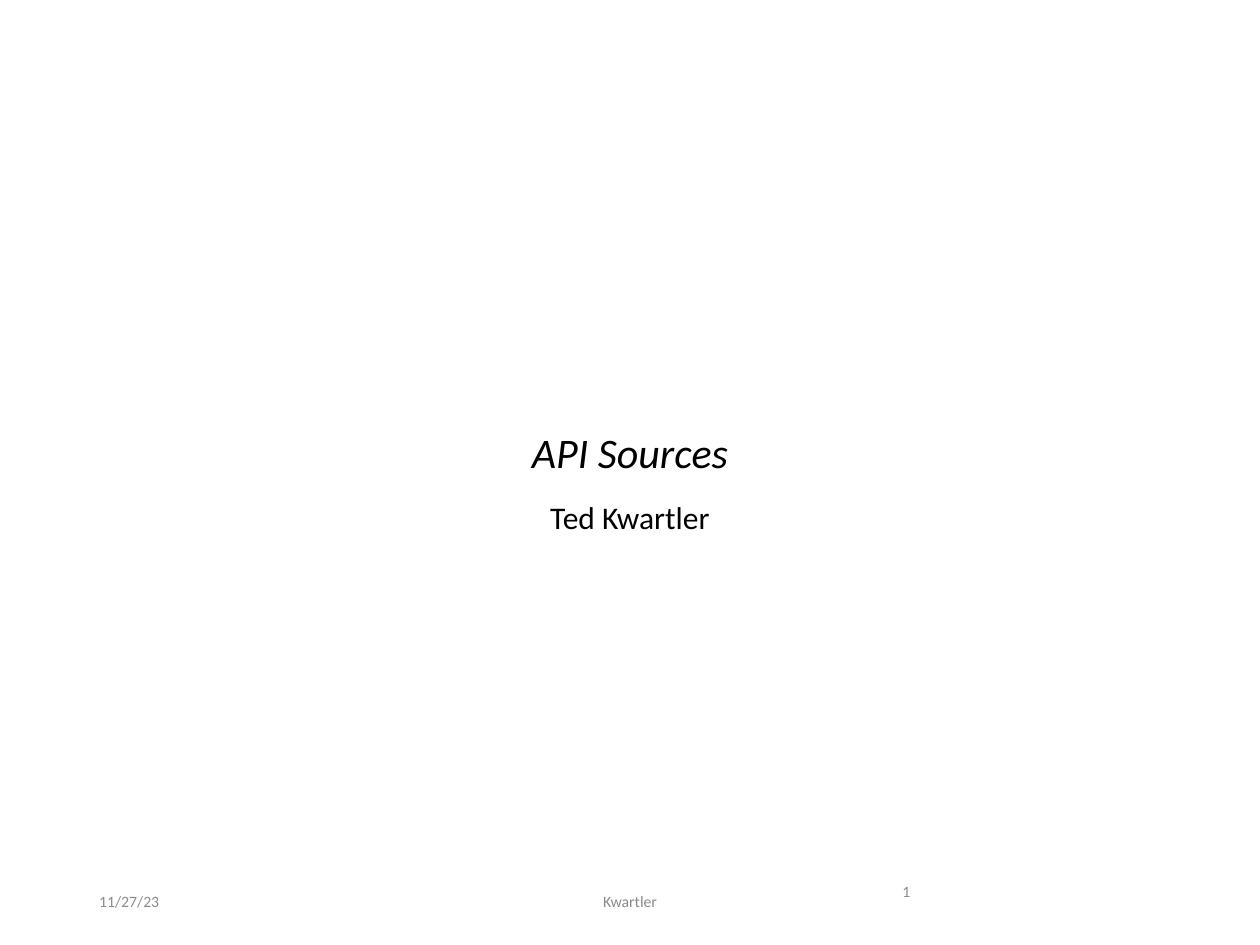
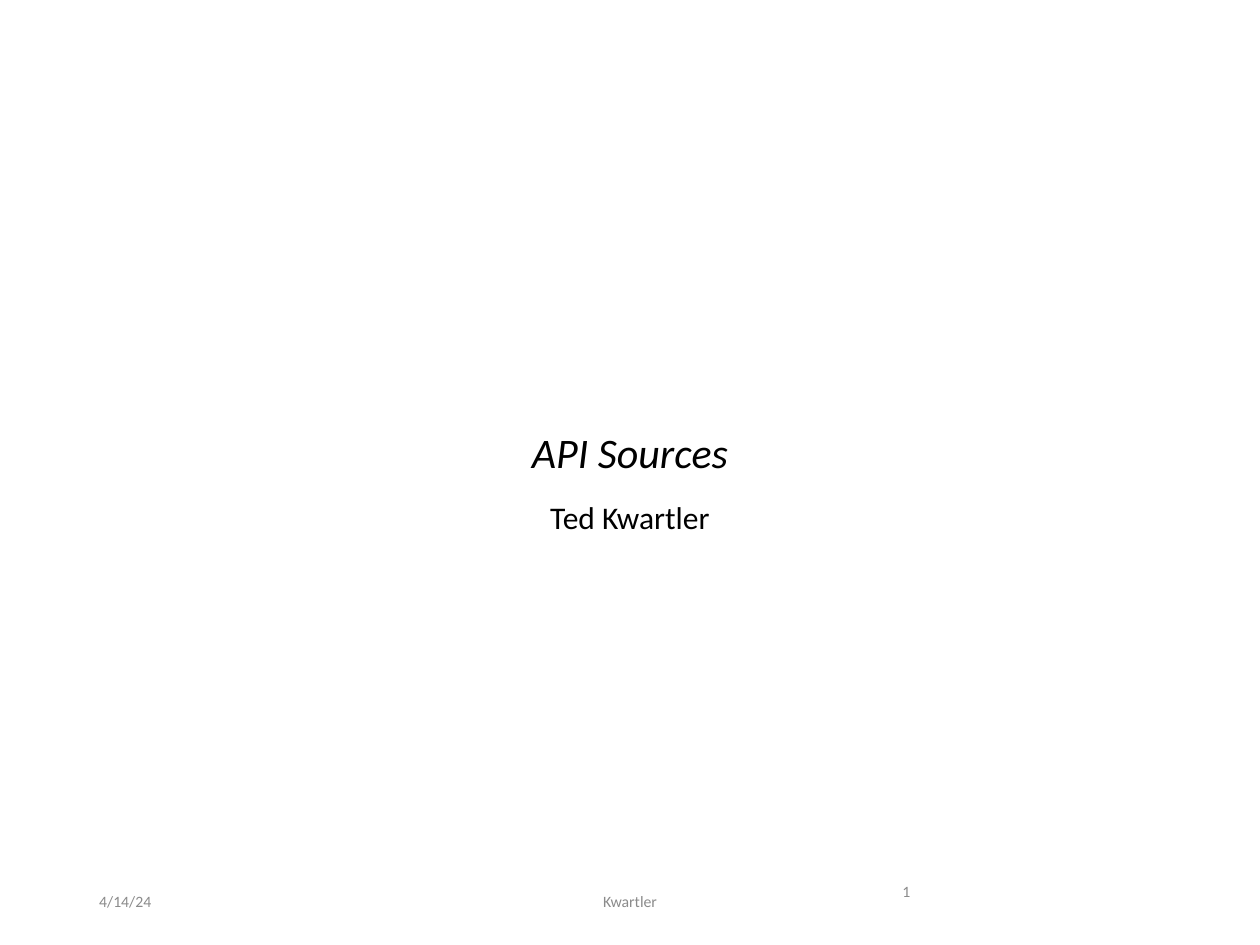
Before and after one commit to kwartler/Harvard_DataMining_Business_Student, a slide deck: slide 1 of Lessons/K_DataSources_Scraping_APIs/A_APIs.pptx. Drawn at 1260x945 pixels with LibreOffice and Linux fonts; fonts in the diff are those of the drawing. Boxes give left, top, right and bottom in pixels: in the first picture for what was removed or moved away, otherwise in the second. Text is boxed around its words. In the diff, an @@ line names an element or a change of style, - is before the commit and + after.

```diff
--- a/Lessons/K_DataSources_Scraping_APIs/A_APIs.pptx
+++ b/Lessons/K_DataSources_Scraping_APIs/A_APIs.pptx
@@ text at [99, 896, 151, 908]: text changed @@
-11/27/23
+4/14/24
```
Also in this commit, not shown: 15 other slides changed, 2 other files.
